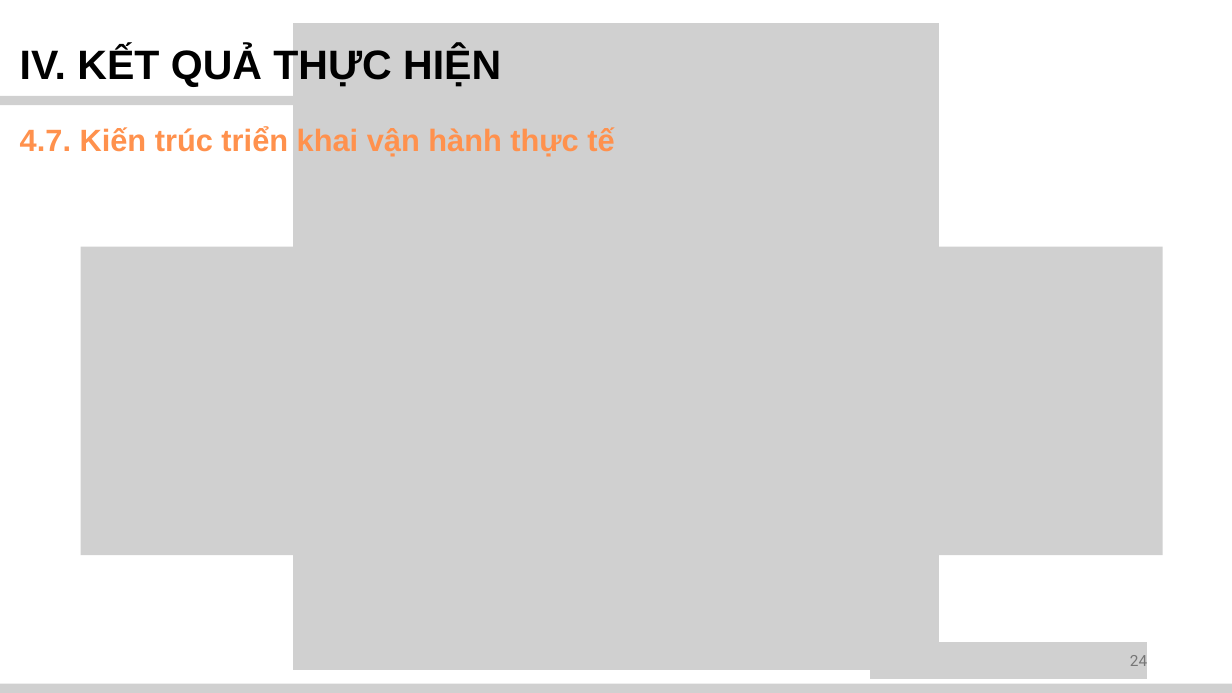
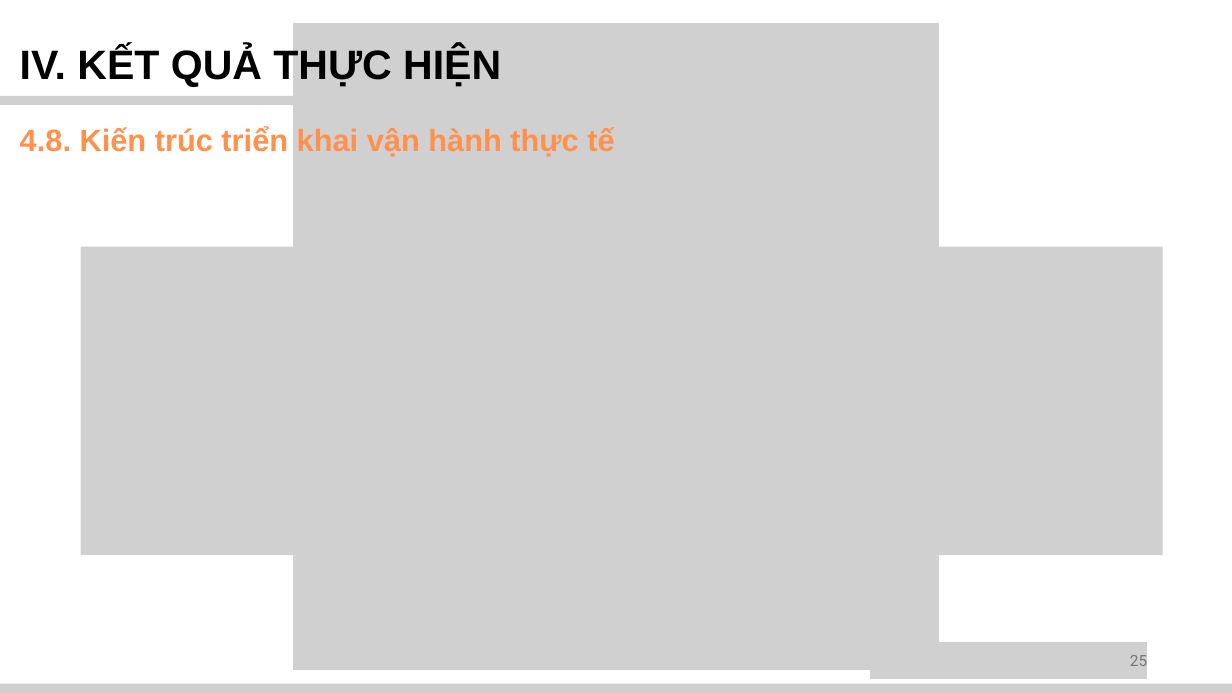
Before and after one commit to huuluan186/KLTN, a slide deck: slide 29 of docs/110122016_PhamHuuLuan_TN_Slide.pptx (slide 27 before the commit). Drawn at 1232x693 pixels with LibreOffice and Linux fonts; fonts in the diff are those of the drawing; grey boxes stand for pictures. Boxes give left, top, right and bottom in pixels: in the first picture for what was removed or moved away, otherwise in the second. Text is boxed around its words. In the diff, an @@ line names an element or a change of style, - is before the commit and + after.

```diff
--- a/docs/110122016_PhamHuuLuan_TN_Slide.pptx
+++ b/docs/110122016_PhamHuuLuan_TN_Slide.pptx
@@ text at (20, 127, 614, 157): text changed @@
-4.7. Kiến trúc triển khai vận hành thực tế
+4.8. Kiến trúc triển khai vận hành thực tế
@@ text at (1130, 655, 1147, 666): text changed @@
-24
+25
```
Also in this commit, not shown: 25 other slides changed, 2 slides added.
